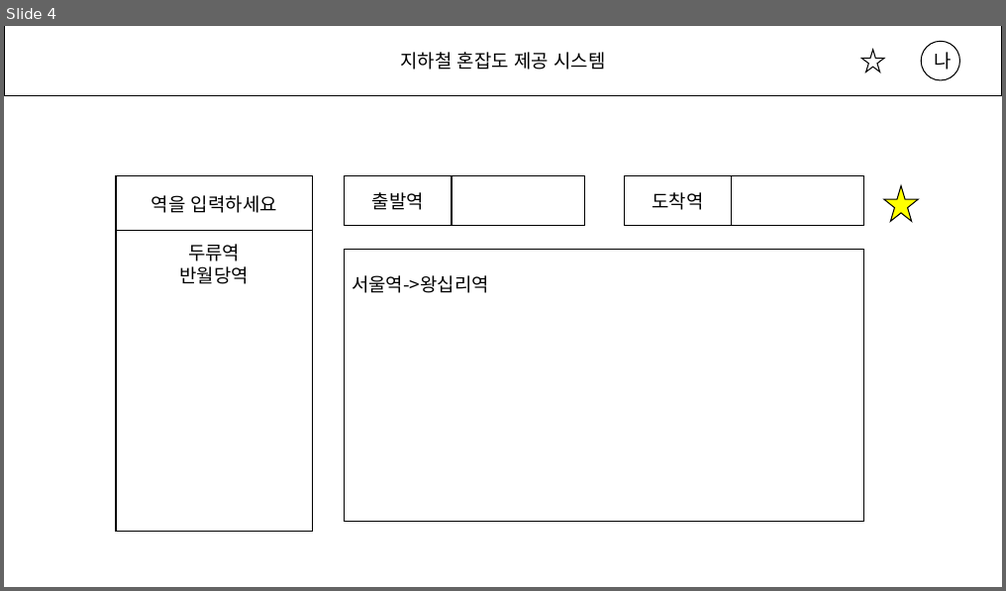
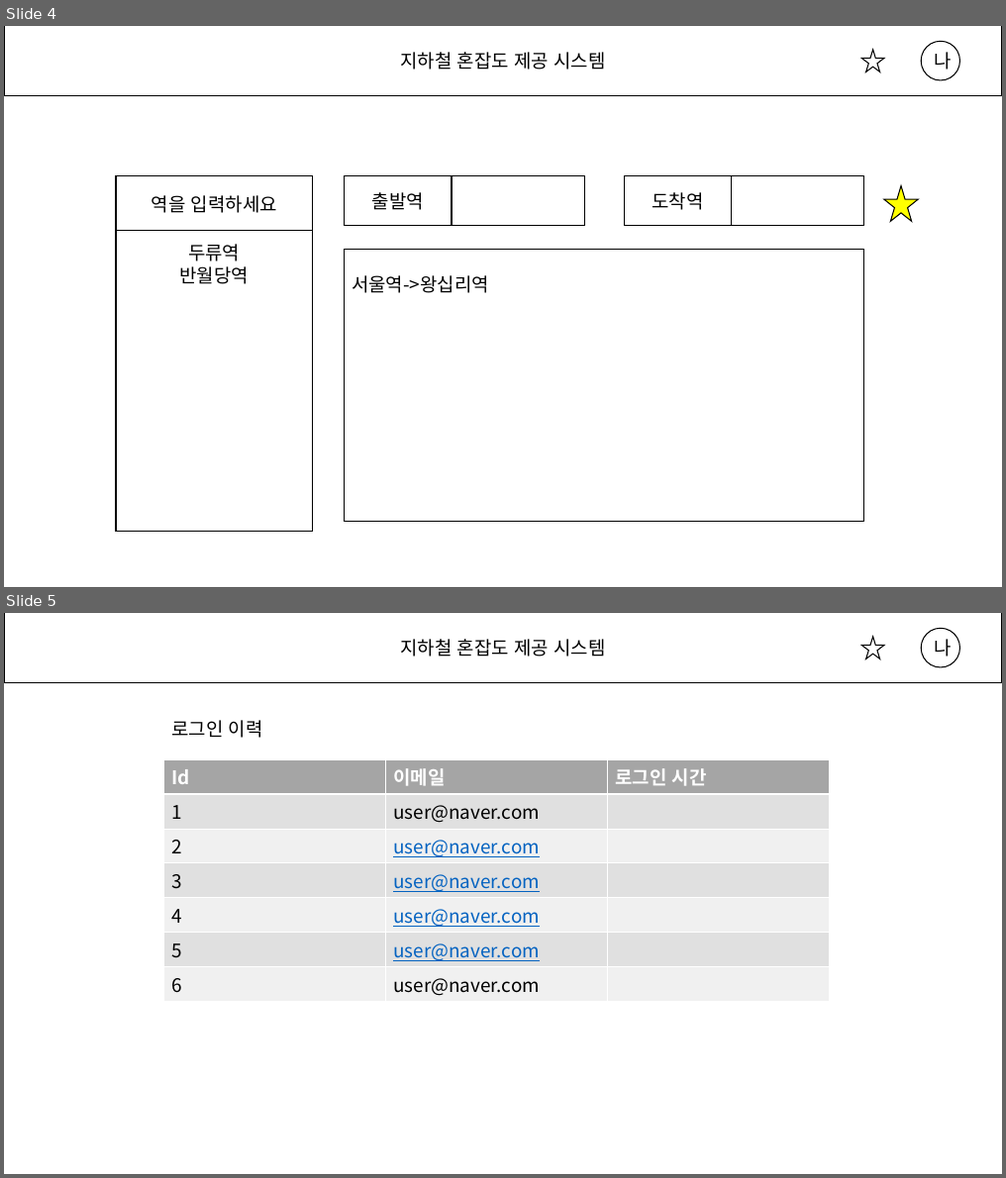
Before and after one commit to skwogus98/subway-congestion-provider, a slide deck: 개인프로젝트_산출물/2.설계단계/화면설계.pptx. Shown one above the other, each under a label of ours: slide 4 before the commit, slides 4 and 5 after it. The pictures are 1006x591 and 1006x1178 pixels, drawn with LibreOffice and Linux fonts; fonts in the diff are those of the drawing. Boxes give left, top, right and bottom in pixels: in the first picture for what was removed or moved away, otherwise in the second. Text is boxed around its words. In the diff, an @@ line names an element or a change of style, - is before the commit and + after.

```diff
--- a/개인프로젝트_산출물/2.설계단계/화면설계.pptx
+++ b/개인프로젝트_산출물/2.설계단계/화면설계.pptx
@@ slide 5 added at <box>4,613,1002,1174</box>, background #FFFFFF; not listed: 3 template elements that a slide beside it also shows @@
@@ text added at <box>171,720,263,738</box>, 18 pt, text #000000 @@
+로그인 이력
@@ table added at <box>164,760,829,1000</box>, 7 rows, 3 columns @@
+Id | 이메일 | 로그인 시간
+1 | user@naver.com | 
+2 | user@naver.com | 
+3 | user@naver.com | 
+4 | user@naver.com | 
+5 | user@naver.com | 
+6 | user@naver.com | 
```
Also in this commit, not shown: 1 other slide added, 1 slide removed, 11 other files.
